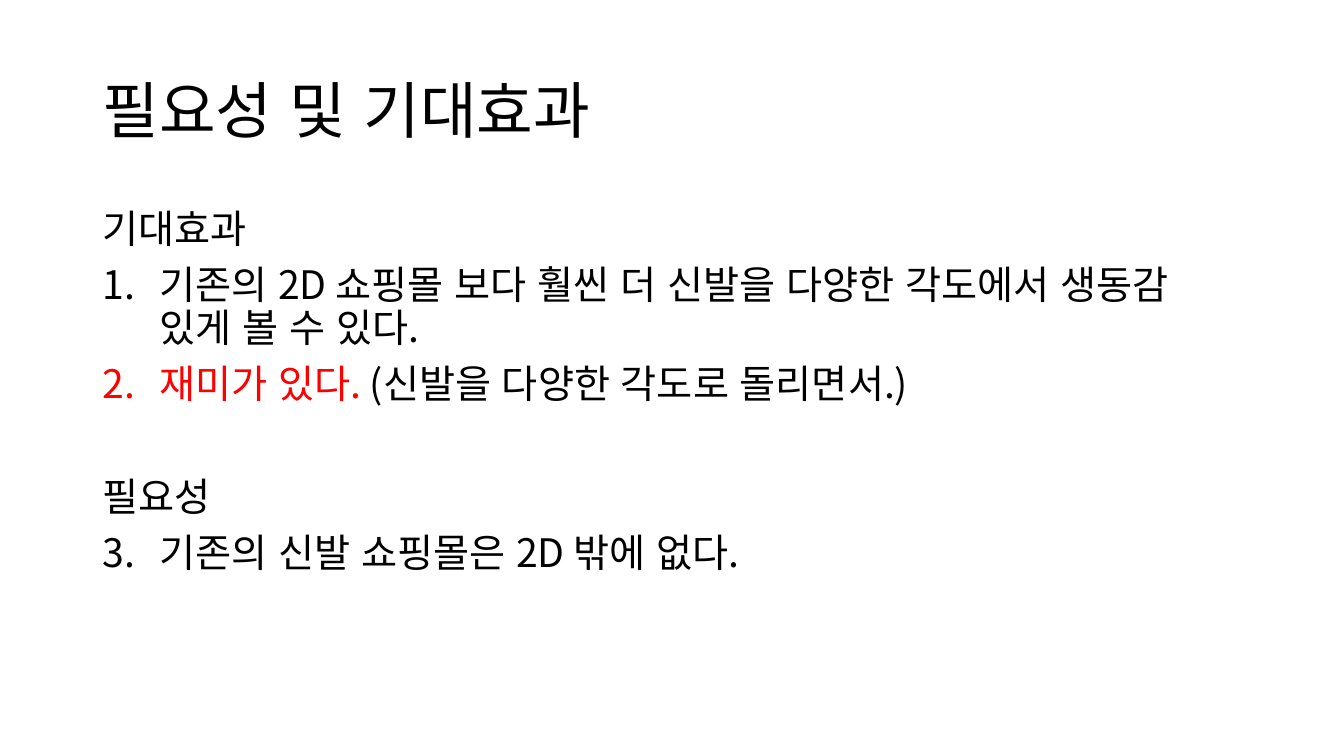
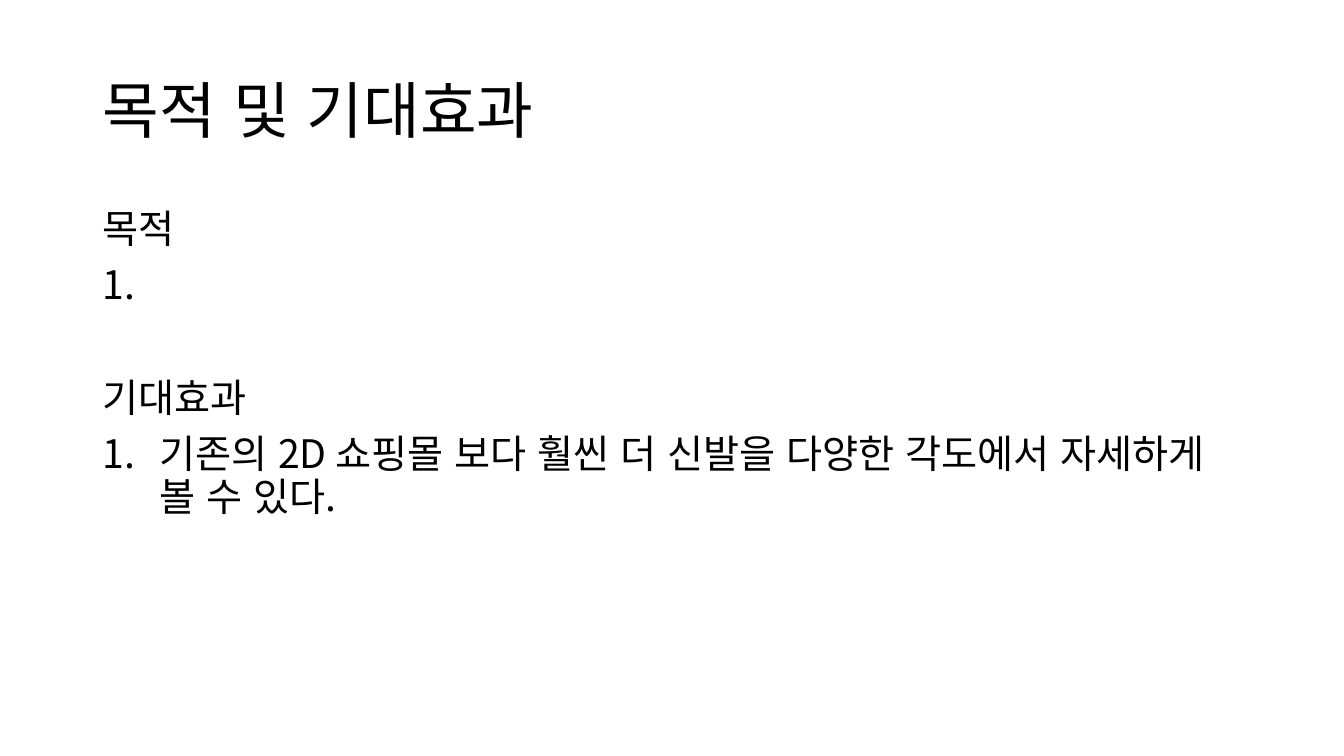
Before and after one commit to Github-AppData/3DShoesModel_WebSite, a slide deck: slide 4 of Meeating/3D Model Shoes WebSite.pptx. Drawn at 1344x756 pixels with LibreOffice and Linux fonts; fonts in the diff are those of the drawing. Boxes give left, top, right and bottom in pixels: in the first picture for what was removed or moved away, otherwise in the second. Text is boxed around its words. In the diff, an @@ line names an element or a change of style, - is before the commit and + after.

Commit message:
Revision : UI.pptx

```diff
--- a/Meeating/3D Model Shoes WebSite.pptx
+++ b/Meeating/3D Model Shoes WebSite.pptx
@@ title at [102, 82, 534, 138]: text changed @@
-필요성 및 기대효과
+목적 및 기대효과
@@ text at [102, 210, 174, 300]: paragraphs added @@
+목적
+1.
@@ text at [159, 435, 1204, 514]: text changed @@
-1. 기존의 2D 쇼핑몰 보다 훨씬 더 신발을 다양한 각도에서 생동감 있게 볼 수 있다.
-2. 재미가 있다. (신발을 다양한 각도로 돌리면서.)
-필요성
-1. 기존의 신발 쇼핑몰은 2D 밖에 없다.
+1. 기존의 2D 쇼핑몰 보다 훨씬 더 신발을 다양한 각도에서 자세하게 볼 수 있다.
```
Also in this commit, not shown: 3 other slides changed, 2 slides added, 2 slides removed.
